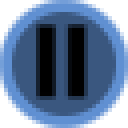
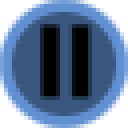
Layer changes from the first 128 x 128 image to the second:
painted on "Bars" over [36, 24, 92, 100]
